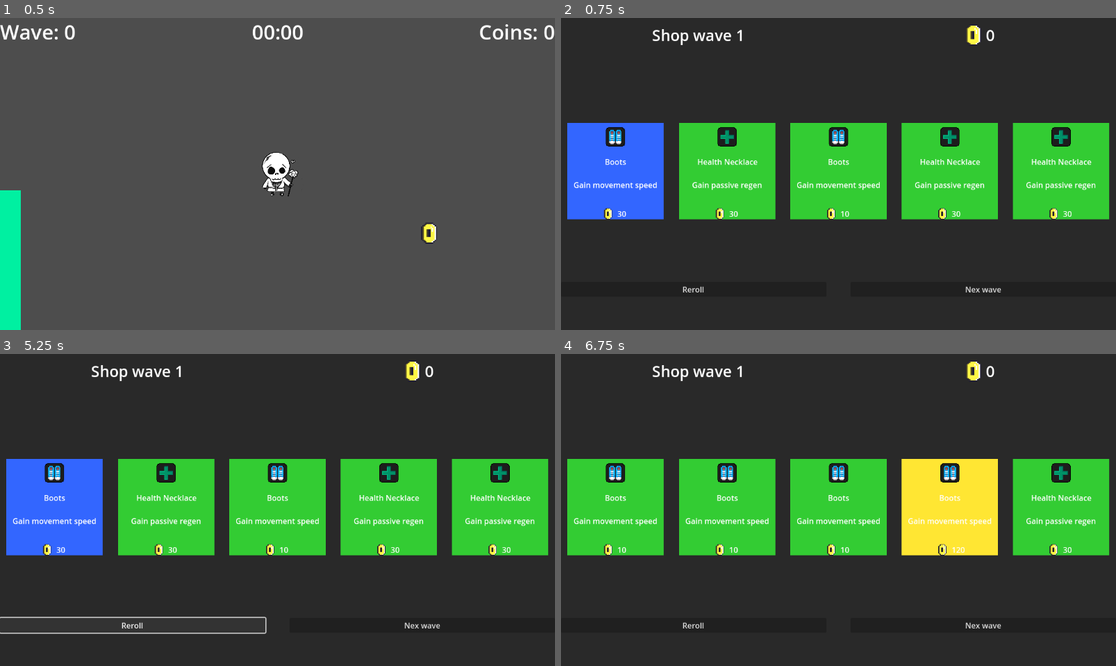
Above: before the commit, frames 1-4 (two rows, left to right).
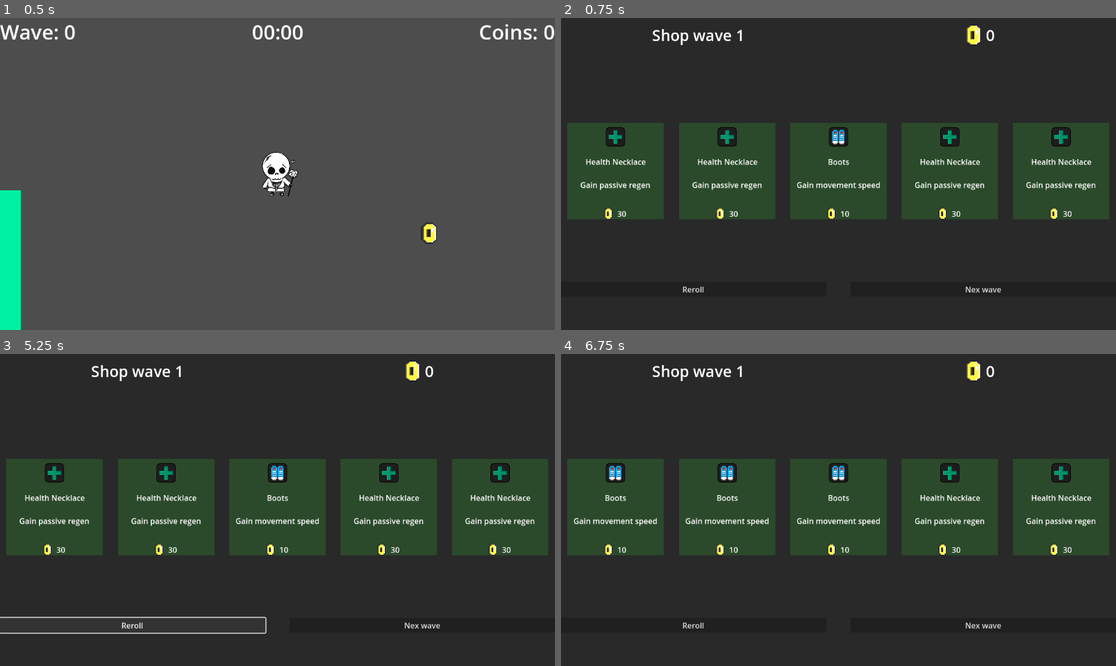
Above: after the commit, the same moments.

Repository: PoloLoveTaco/One-Month-Game-Jam
Game: Godot game, scene res://Scenes/test.tscn
Two runs of this game, one before a commit and one after it. Both use one fixed random seed, a clock stepped at 60 frames per second and the inputs below.
Inputs (mouse positions are in pixels of both pictures, inside the frame that each line leads up to):
- Up to frame 1 (0.5 s): no input
- Up to frame 2 (0.75 s): hold Right (right) from 0.53 s (still down); hold T (tmp) from 0.53 s (still down)
- Up to frame 3 (5.25 s): release Right (right) at 1.25 s; release T (tmp) at 1.25 s; click (61, 460) at 1.25 s; click (172, 460) at 2 s; click (283, 460) at 2.75 s; click (394, 460) at 3.5 s; click (505, 460) at 4.25 s; click "Reroll" at 5 s
- Up to frame 4 (6.75 s): click "Nex wave" at 5.75 s; tap Enter at 6.5 s; hold Down (down) from 6.53 s (still down); tap T (tmp) at 6.6 s

Frame 1 is identical in both runs. In frame 2, 26% of the frame differs, in the area x 1-99%, y 33-65%; in frame 3, 26%; in frame 4, 26%.

Commit message:
upgrade rarity color opacity

Diff:
--- a/Scenes/shop.tscn
+++ b/Scenes/shop.tscn
@@ -9,6 +9,9 @@
 [ext_resource type="Resource" uid="uid://ctsuxl0ehcmxo" path="res://Scripts/Resources/ItemData/boots_epic.tres" id="5_5xp22"]
 [ext_resource type="PackedScene" uid="uid://c7jqxbr2j6tsi" path="res://Scenes/shop_item.tscn" id="5_k6jq0"]
 [ext_resource type="Resource" uid="uid://d0uyy4sys06d4" path="res://Scripts/Resources/ItemData/boots_leg.tres" id="6_ow1eo"]
+[ext_resource type="Resource" uid="uid://dsjmvsukwy7ss" path="res://Scripts/Resources/ItemData/health_necklace_rare.tres" id="8_k6pkm"]
+[ext_resource type="Resource" uid="uid://beh0vck5chg66" path="res://Scripts/Resources/ItemData/health_necklace_epic.tres" id="9_1sjcd"]
+[ext_resource type="Resource" uid="uid://c6l1l8rcjskef" path="res://Scripts/Resources/ItemData/health_necklace_leg.tres" id="10_1cyt5"]
 
 [sub_resource type="StyleBoxFlat" id="StyleBoxFlat_0c07c"]
 bg_color = Color(0.16206557, 0.1620656, 0.16206548, 1)
@@ -22,7 +25,7 @@
 grow_horizontal = 2
 grow_vertical = 2
 script = ExtResource("1_fdj0q")
-possible_upgrades = Array[ExtResource("2_k6jq0")]([ExtResource("3_3ps1r"), ExtResource("4_tyrku"), ExtResource("5_5xp22"), ExtResource("6_ow1eo"), ExtResource("4_3ps1r")])
+possible_upgrades = Array[ExtResource("2_k6jq0")]([ExtResource("3_3ps1r"), ExtResource("4_tyrku"), ExtResource("5_5xp22"), ExtResource("6_ow1eo"), ExtResource("4_3ps1r"), ExtResource("8_k6pkm"), ExtResource("9_1sjcd"), ExtResource("10_1cyt5")])
 
 [node name="Panel" type="Panel" parent="."]
 layout_mode = 1
--- /dev/null
+++ b/Scripts/Resources/ItemData/health_necklace_epic.tres
@@ -0,0 +1,14 @@
+[gd_resource type="Resource" script_class="ItemData" load_steps=4 format=3 uid="uid://beh0vck5chg66"]
+
+[ext_resource type="Texture2D" uid="uid://b54fba5us17gd" path="res://Assets/PassiveRegenIcon.png" id="1_1ckso"]
+[ext_resource type="Script" uid="uid://cfwiunhjh3g6p" path="res://Scripts/stat_modifier.gd" id="2_lircc"]
+[ext_resource type="Script" uid="uid://sng1chh7b4kc" path="res://Scripts/item_data.gd" id="3_gto2f"]
+
+[resource]
+script = ExtResource("3_gto2f")
+id = &"health_necklace_e"
+display_name = "Health Necklace"
+description = "Gain passive regen"
+icon = ExtResource("1_1ckso")
+cost = 30
+metadata/_custom_type_script = "uid://sng1chh7b4kc"
--- /dev/null
+++ b/Scripts/Resources/ItemData/health_necklace_leg.tres
@@ -0,0 +1,14 @@
+[gd_resource type="Resource" script_class="ItemData" load_steps=4 format=3 uid="uid://c6l1l8rcjskef"]
+
+[ext_resource type="Texture2D" uid="uid://b54fba5us17gd" path="res://Assets/PassiveRegenIcon.png" id="1_jluad"]
+[ext_resource type="Script" uid="uid://cfwiunhjh3g6p" path="res://Scripts/stat_modifier.gd" id="2_rfje1"]
+[ext_resource type="Script" uid="uid://sng1chh7b4kc" path="res://Scripts/item_data.gd" id="3_vu504"]
+
+[resource]
+script = ExtResource("3_vu504")
+id = &"health_necklace_l"
+display_name = "Health Necklace"
+description = "Gain passive regen"
+icon = ExtResource("1_jluad")
+cost = 30
+metadata/_custom_type_script = "uid://sng1chh7b4kc"
--- /dev/null
+++ b/Scripts/Resources/ItemData/health_necklace_rare.tres
@@ -0,0 +1,14 @@
+[gd_resource type="Resource" script_class="ItemData" load_steps=4 format=3 uid="uid://dsjmvsukwy7ss"]
+
+[ext_resource type="Texture2D" uid="uid://b54fba5us17gd" path="res://Assets/PassiveRegenIcon.png" id="1_x5j0j"]
+[ext_resource type="Script" uid="uid://cfwiunhjh3g6p" path="res://Scripts/stat_modifier.gd" id="2_wxb6x"]
+[ext_resource type="Script" uid="uid://sng1chh7b4kc" path="res://Scripts/item_data.gd" id="3_e1liy"]
+
+[resource]
+script = ExtResource("3_e1liy")
+id = &"health_necklace_commu_rn"
+display_name = "Health Necklace"
+description = "Gain passive regen"
+icon = ExtResource("1_x5j0j")
+cost = 30
+metadata/_custom_type_script = "uid://sng1chh7b4kc"
--- a/Scripts/shop_item.gd
+++ b/Scripts/shop_item.gd
@@ -1,10 +1,10 @@
 extends Button
 class_name ShopItem
 
-const COLOR_COMMON     = Color(0.2, 0.8, 0.2)
-const COLOR_RARE       = Color(0.2, 0.4, 1.0)
-const COLOR_EPIC       = Color(0.7, 0.2, 0.9)
-const COLOR_LEGENDARY  = Color(1.0, 0.9, 0.2)
+const COLOR_COMMON     = Color(0.2, 0.8, 0.2, 0.2)
+const COLOR_RARE       = Color(0.2, 0.4, 1.0, 0.2)
+const COLOR_EPIC       = Color(0.7, 0.2, 0.9, 0.2)
+const COLOR_LEGENDARY  = Color(1.0, 0.9, 0.2, 0.2)
 
 @onready var item_icon := $Panel/Icon
 @onready var item_name := $Panel/Name
Not shown: 1 places in Scenes/shop.tscn that only renumber resources
